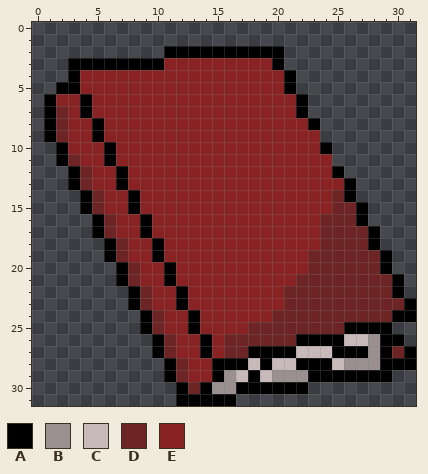
Edited in one commit: pixel-art file (Assets/Game Assets/Cabin/Bookshelf/book.aseprite). This is how it looked before the edit.
32x32 pixels, 1 frame.
Palette (. is transparent): A #000000  B #9b9090  C #c8baba  D #6d2424  E #892222
Once edited:
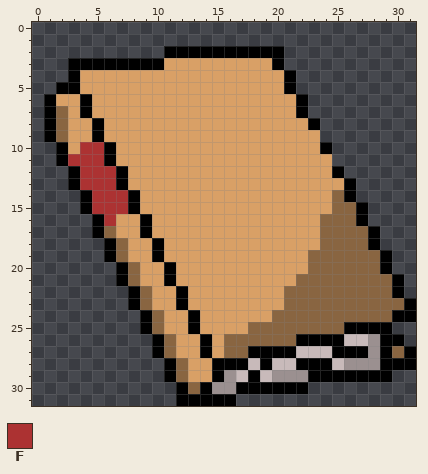
Colours new in this view: F #ac3232
From old to new:
layer "red" added
layer "pink" added
layer "yellow" added
layer "grey" added
layer "guava" added
layer "black" added
layer "blue" added
layer "green" added
layer "brown" added
layer "Layer 1" removed
@@ palette @@
-D #6d2424
+D #896541
-E #892222
+E #d9a066
--- layer "brown"
@@ x 1..9 @@
  9 ADEEAEEEE
-10 .AEEEAEEE
-11 .ADEEAEEE
-12 ..ADEEAEE
-13 ..ADEEAEE
-14 ...ADEEAE
-15 ...ADEEAE
-16 ....ADEEA
+10 .AEFFAEEE
+11 .AFFFAEEE
+12 ..AFFFAEE
+13 ..AFFFAEE
+14 ...AFFFAE
+15 ...AFFFAE
+16 ....AFEEA
 17 ....ADEEA
Boxes around the changes in both pictures, in picture pixels (x1, y1, x2, y2):
changed: (56, 58, 404, 394)
